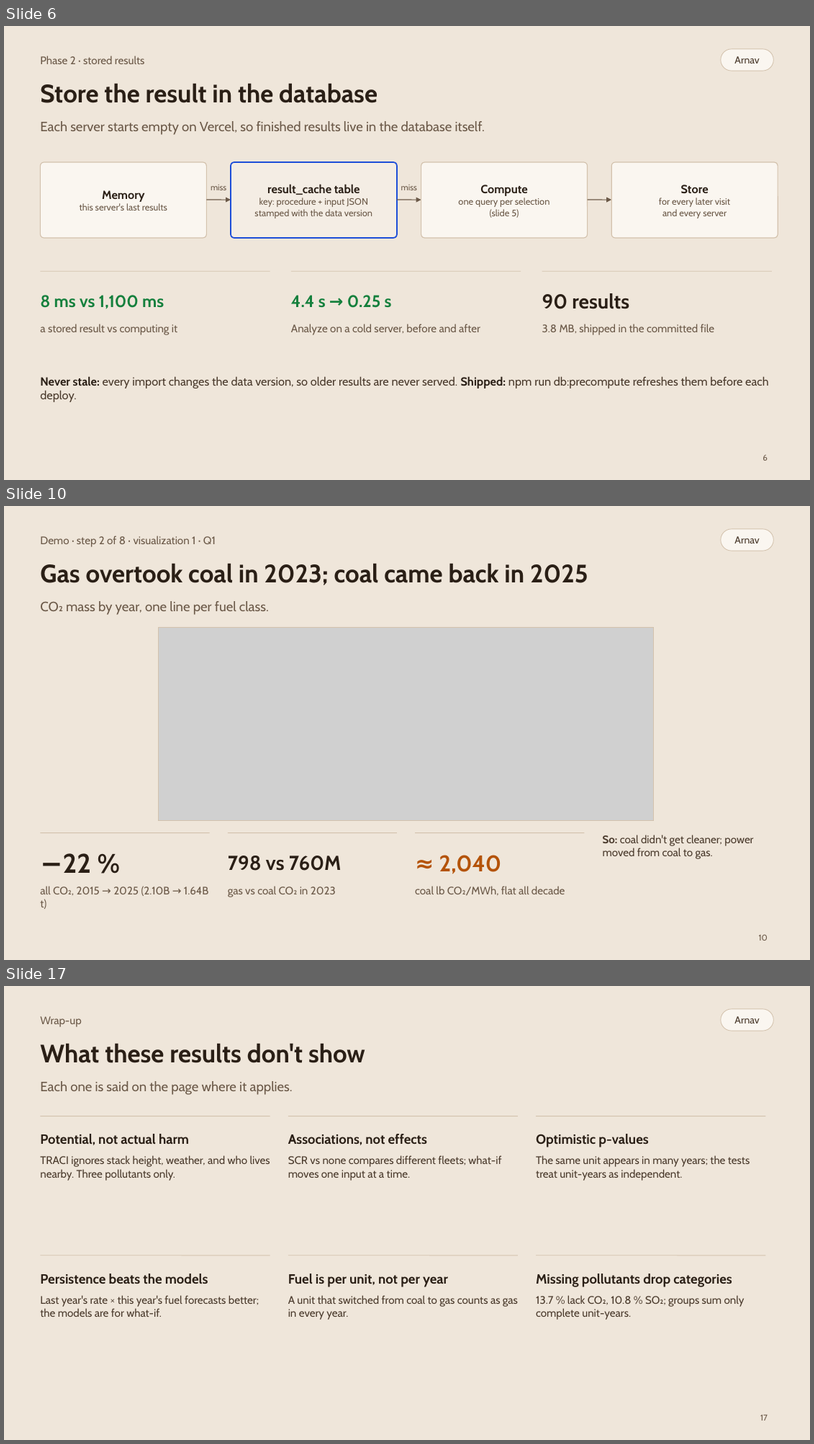
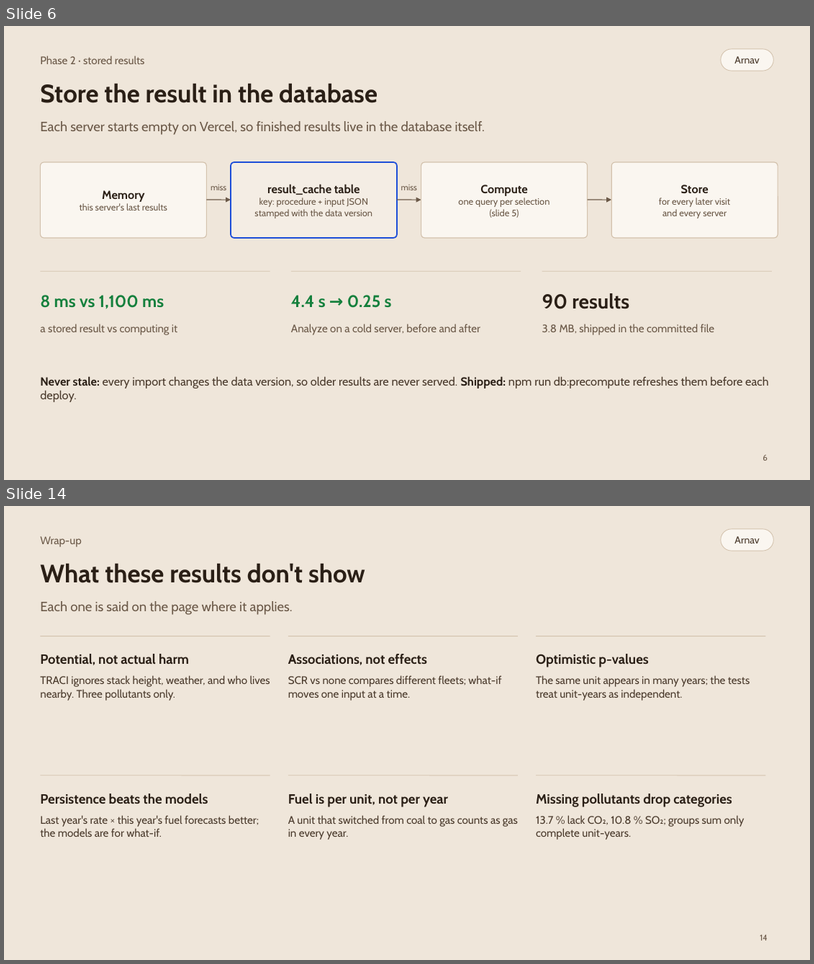
Before and after one commit to raajbanga/epaData, a slide deck: report/phase2/slides/epaData-slides.pptx. Shown one above the other, each under a label of ours: slides 6, 10 and 17 before the commit, slides 6 and 14 after it; the slides between them are not shown. The pictures are 814x1444 and 814x964 pixels, drawn with LibreOffice and Linux fonts; fonts in the diff are those of the drawing; grey boxes stand for pictures. Boxes give left, top, right and bottom in pixels: in the first picture for what was removed or moved away, otherwise in the second. Text is boxed around its words. In the diff, an @@ line names an element or a change of style, - is before the commit and + after.

Commit message:
docs(slides): explain TRACI and the data split; demo two steps per slide
- New slides: which TRACI factors and why, and how they map onto our mass columns
- New slides: the year-based split and why, and how each model was chosen
- Demo steps two per slide; drop the demo overview
- Live site link as large as the GitHub link

```diff
--- a/report/phase2/slides/epaData-slides.pptx
+++ b/report/phase2/slides/epaData-slides.pptx
@@ slide 10 removed at bbox=[4, 506, 810, 960], background #EFE6DA @@
@@ text removed at bbox=[40, 536, 216, 546] @@
-Demo · step 2 of 8 · visualization 1 · Q1
@@ rounded rectangle removed at bbox=[721, 529, 774, 551] @@
@@ text removed at bbox=[735, 536, 759, 543] @@
-Arnav
@@ text removed at bbox=[40, 563, 588, 585] @@
-Gas overtook coal in 2023; coal came back in 2025
@@ text removed at bbox=[40, 601, 269, 615] @@
-CO₂ mass by year, one line per fuel class.
@@ picture removed at bbox=[159, 627, 653, 821] @@
@@ rectangle removed at bbox=[159, 627, 653, 821] @@
@@ line removed from (40, 833) to (210, 833) @@
@@ line removed from (228, 833) to (397, 833) @@
@@ line removed from (415, 833) to (585, 833) @@
@@ text removed at bbox=[603, 834, 754, 859] @@
-So: coal didn't get cleaner; power moved from coal to gas.
@@ text removed at bbox=[63, 853, 92, 872] @@
-−22 %
@@ text removed at bbox=[228, 855, 342, 870] @@
-798 vs 760M
@@ text removed at bbox=[440, 854, 502, 874] @@
-≈ 2,040
@@ text removed at bbox=[40, 885, 209, 908] @@
-all CO₂, 2015 → 2025 (2.10B → 1.64B t)
@@ text removed at bbox=[228, 885, 336, 897] @@
-gas vs coal CO₂ in 2023
@@ text removed at bbox=[415, 885, 565, 896] @@
-coal lb CO₂/MWh, flat all decade
@@ page number removed at bbox=[759, 934, 768, 940] @@
-10
@@ what was slide 17 is now slide 14 @@
@@ page number at bbox=[760, 934, 768, 940]: text changed @@
-17
+14
```
Also in this commit, not shown: 1 slide changed, 7 slides added, 9 other slides removed, 3 other files.
